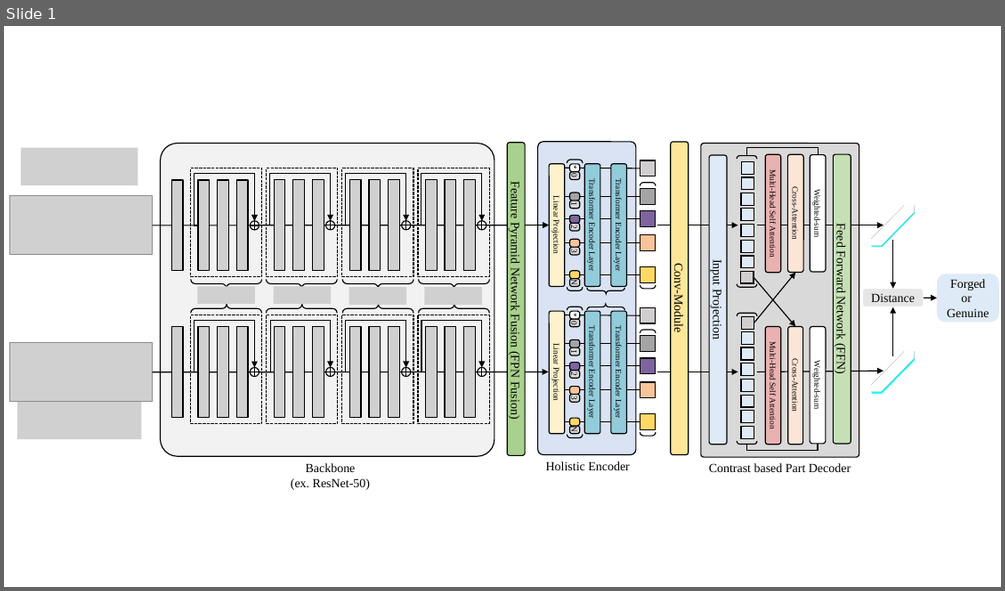
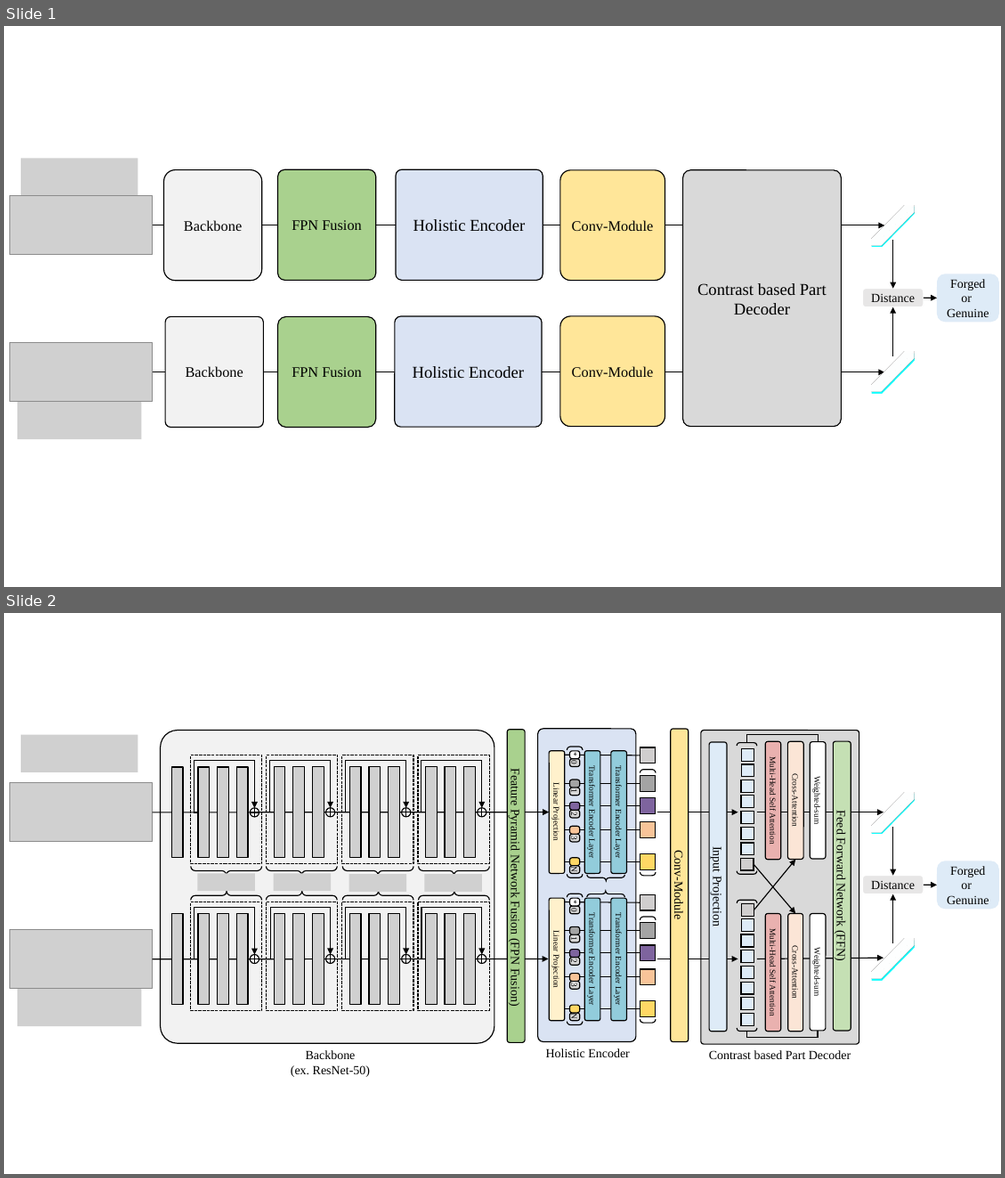
Before and after one commit to MirrichWangD/MUST, a slide deck: 畢業論文/PPT/p.pptx. Shown one above the other, each under a label of ours: slide 1 before the commit, slides 1 and 2 after it. The pictures are 1005x591 and 1005x1178 pixels, drawn with LibreOffice and Linux fonts; fonts in the diff are those of the drawing; grey boxes stand for pictures; background and template pictures are left out. Boxes give left, top, right and bottom in pixels: in the first picture for what was removed or moved away, otherwise in the second. Text is boxed around its words. In the diff, an @@ line names an element or a change of style, - is before the commit and + after.

```diff
--- a/畢業論文/PPT/p.pptx
+++ b/畢業論文/PPT/p.pptx
@@ slide 1 added at <box>4,26,1001,587</box>, background #FFFFFF @@
@@ picture added at <box>21,159,138,196</box> @@
@@ rounded rectangle added at <box>164,169,262,281</box>, fill #F2F2F2, outline #000000 1 pt, 14 pt, text #000000 @@
+Backbone
@@ rounded rectangle added at <box>278,169,376,281</box>, fill #A9D18E, outline #000000 1 pt, 14 pt, text #000000 @@
+FPN Fusion
@@ rounded rectangle added at <box>396,169,543,281</box>, fill #DAE3F3, outline #000000 1 pt, 16 pt, text #000000 @@
+Holistic Encoder
@@ rounded rectangle added at <box>560,170,665,281</box>, fill #FFE699, outline #000000 1 pt, 14 pt, text #000000 @@
+Conv-Module
@@ rounded rectangle added at <box>683,170,841,426</box>, fill #D9D9D9, outline #000000 1 pt, 16 pt, text #000000 @@
+Contrast based Part Decoder
@@ picture added at <box>9,196,152,255</box> @@
@@ cube added at <box>872,206,914,245</box>, fill #FFFFFF, outline #000000 0.75 pt @@
@@ arrow added from (152, 225) to (885, 225), #000000 1 pt @@
@@ arrow added from (893, 240) to (893, 289), #000000 1 pt @@
@@ rounded rectangle added at <box>863,289,923,307</box>, fill #E7E6E6, outline #FFFFFF 1 pt, 12 pt, text #000000 @@
+Distance
@@ rounded rectangle added at <box>938,273,999,321</box>, fill #DEEBF7, 12 pt, text #000000 @@
+Forged
+or
+Genuine
@@ rounded rectangle added at <box>165,317,264,427</box>, fill #F2F2F2, outline #000000 1 pt, 14 pt, text #000000 @@
+Backbone
@@ rounded rectangle added at <box>278,317,376,427</box>, fill #A9D18E, outline #000000 1 pt, 14 pt, text #000000 @@
+FPN Fusion
@@ rounded rectangle added at <box>395,316,542,426</box>, fill #DAE3F3, outline #000000 1 pt, 16 pt, text #000000 @@
+Holistic Encoder
@@ rounded rectangle added at <box>560,316,665,426</box>, fill #FFE699, outline #000000 1 pt, 14 pt, text #000000 @@
+Conv-Module
@@ arrow added from (893, 356) to (893, 307), #000000 1 pt @@
@@ arrow added from (923, 297) to (938, 297), #000000 1 pt @@
@@ picture added at <box>9,343,152,402</box> @@
@@ arrow added from (152, 372) to (885, 372), #000000 1 pt @@
@@ cube added at <box>872,352,914,392</box>, fill #FFFFFF, outline #000000 0.75 pt @@
@@ picture added at <box>17,402,142,439</box> @@
@@ what was slide 1 is now slide 2 @@
```
Also in this commit, not shown: 5 other files.
